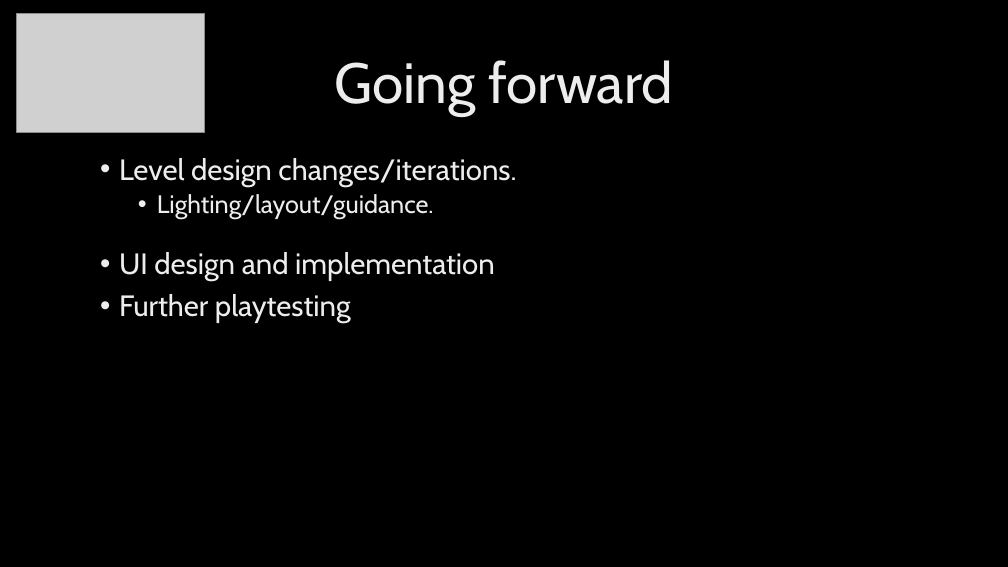
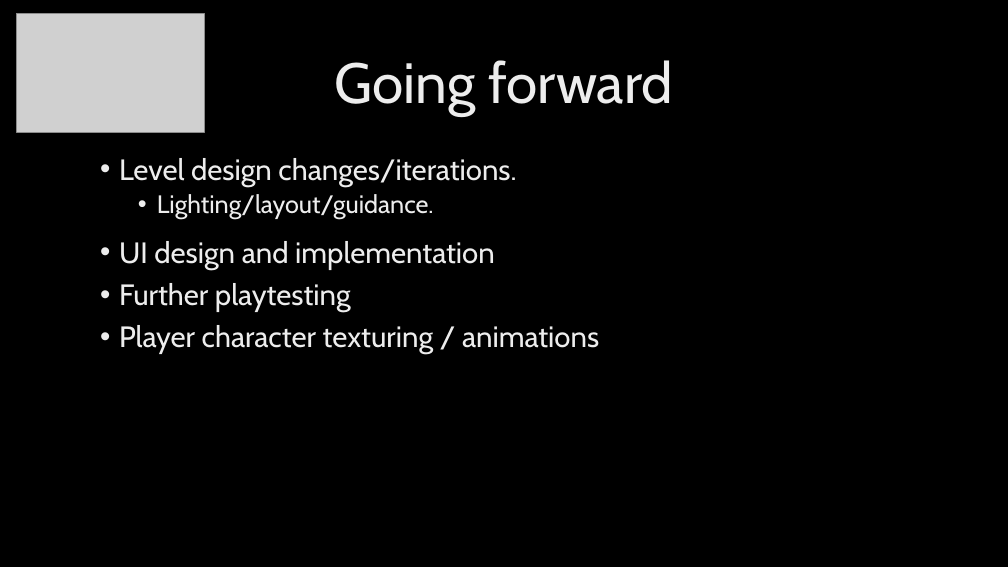
Before and after one commit to UoSGroupProjects1718/level-6-stuck-in-a-lift-studios-1, a slide deck: slide 9 of Group/Presentations/Pitch #2 (New).pptx. Drawn at 1008x567 pixels with LibreOffice and Linux fonts; fonts in the diff are those of the drawing; grey boxes stand for pictures; background and template pictures are left out. Boxes give left, top, right and bottom in pixels: in the first picture for what was removed or moved away, otherwise in the second. Text is boxed around its words. In the diff, an @@ line names an element or a change of style, - is before the commit and + after.

```diff
--- a/Group/Presentations/Pitch #2 (New).pptx
+++ b/Group/Presentations/Pitch #2 (New).pptx
@@ text "UI design and implementation": place and size @@
-text "UI design and implementation" at [119,252,495,323]
+text "UI design and implementation" at [119,241,599,354]
@@ text at [119,325,599,354]: paragraph added @@
+• Player character texturing / animations
```
Also in this commit, not shown: 4 other slides changed.
